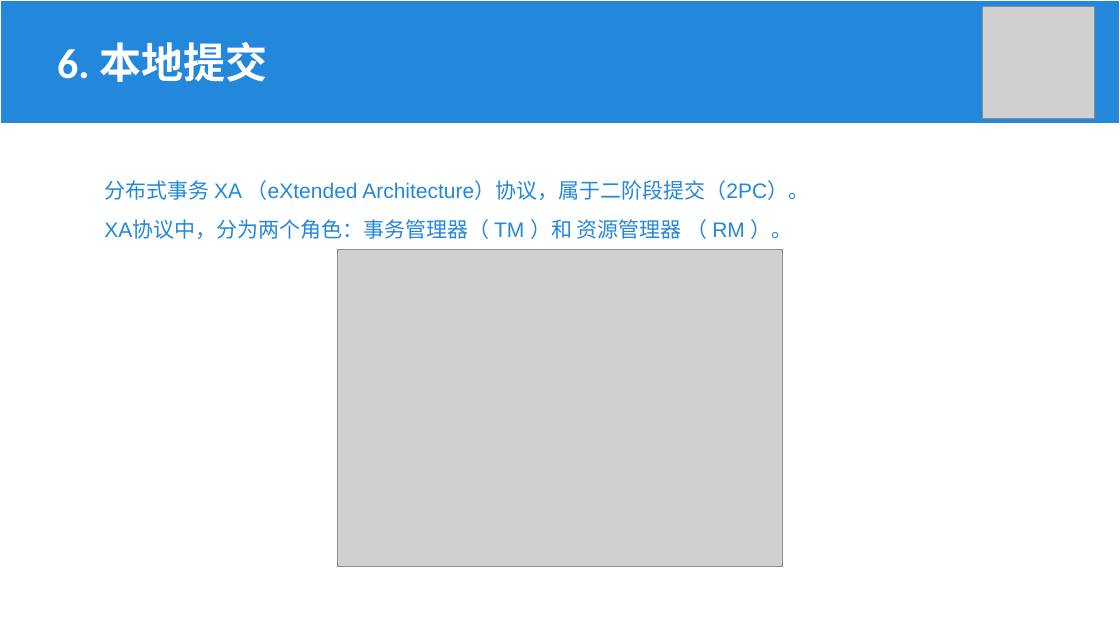
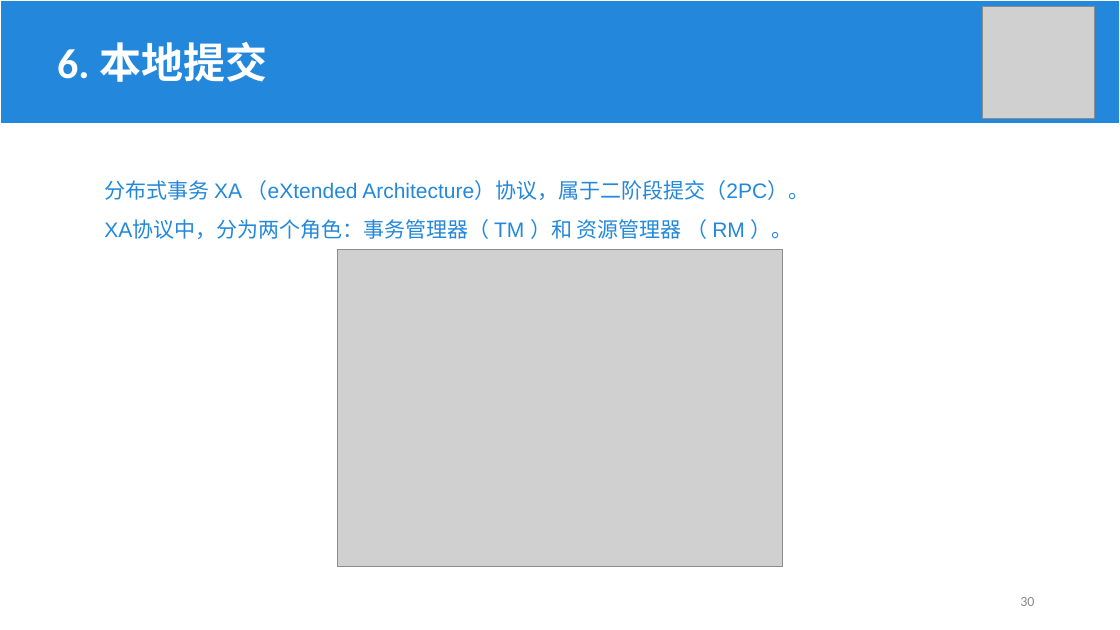
Before and after one commit to Khighness/bplustree, a slide deck: slide 30 of docs/cantai.pptx (slide 31 before the commit). Drawn at 1120x630 pixels with LibreOffice and Linux fonts; fonts in the diff are those of the drawing; grey boxes stand for pictures. Boxes give left, top, right and bottom in pixels: in the first picture for what was removed or moved away, otherwise in the second. Text is boxed around its words. In the diff, an @@ line names an element or a change of style, - is before the commit and + after.

```diff
--- a/docs/cantai.pptx
+++ b/docs/cantai.pptx
@@ page number added at [1020,597,1034,606], 12 pt, text #8C8C8C @@
+30
```
Also in this commit, not shown: 35 other slides changed, 1 slide removed, 1 other file.
